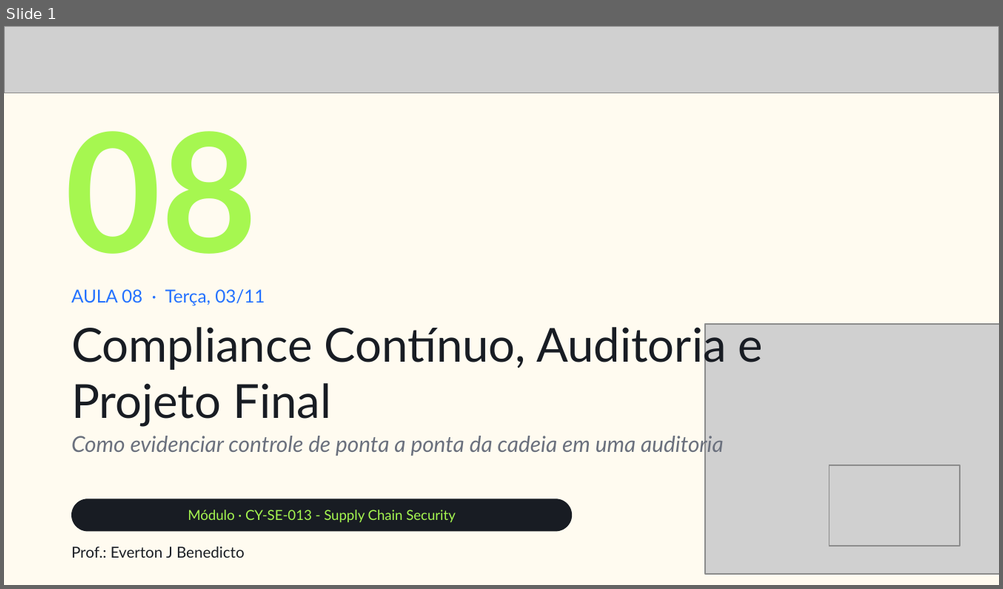
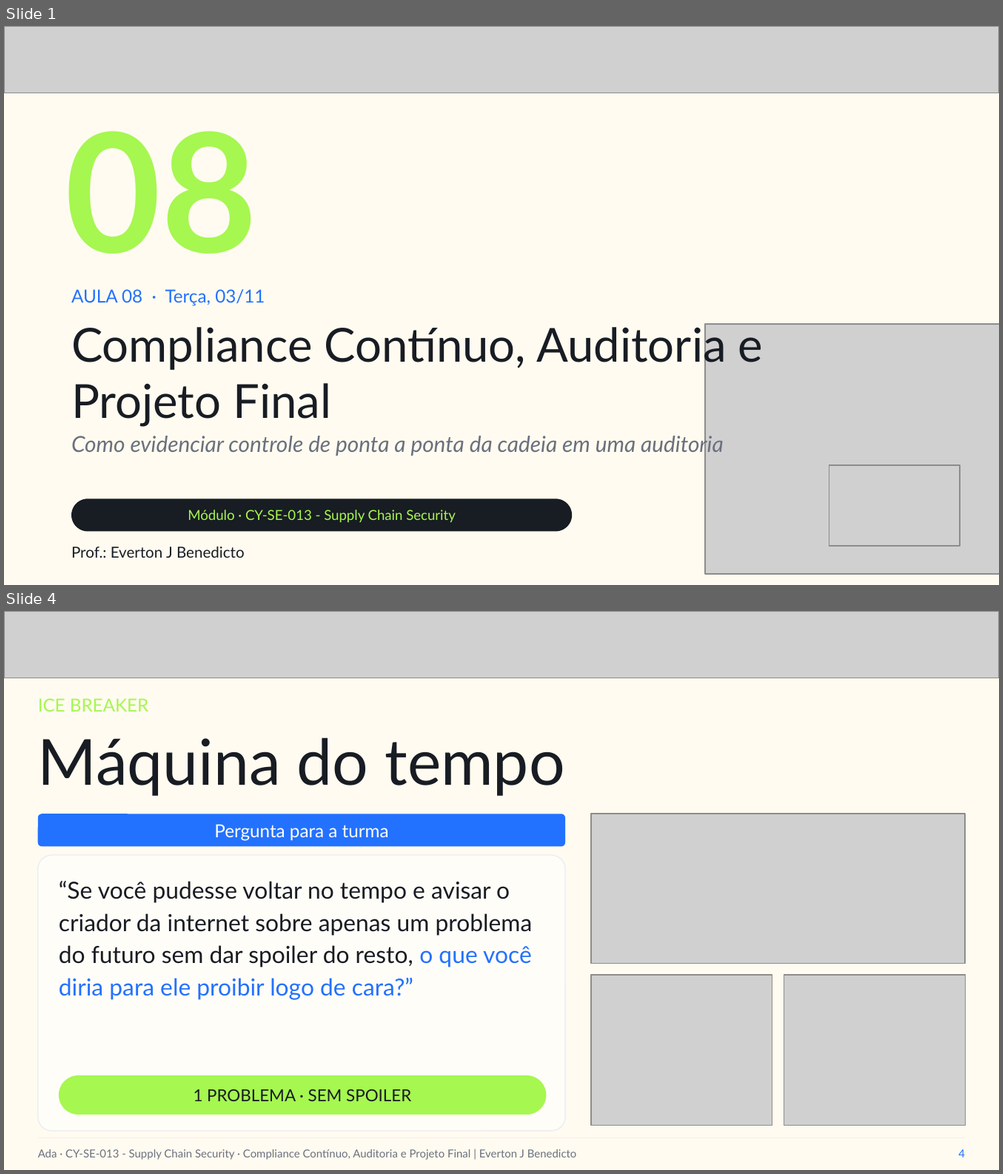
Before and after one commit to everton-dev/AdaTech.Aulas, a slide deck: CY-SE-013 - Supply Chain Security/slides/Aula_08_Compliance_Continuo_Auditoria_e_Projeto_Final.pptx. Shown one above the other, each under a label of ours: slide 1 before the commit, slides 1 and 4 after it; the slides between them are not shown. The pictures are 1003x589 and 1003x1174 pixels, drawn with LibreOffice and Linux fonts; fonts in the diff are those of the drawing; grey boxes stand for pictures. Boxes give left, top, right and bottom in pixels: in the first picture for what was removed or moved away, otherwise in the second. Text is boxed around its words. In the diff, an @@ line names an element or a change of style, - is before the commit and + after.

```diff
--- a/CY-SE-013 - Supply Chain Security/slides/Aula_08_Compliance_Continuo_Auditoria_e_Projeto_Final.pptx
+++ b/CY-SE-013 - Supply Chain Security/slides/Aula_08_Compliance_Continuo_Auditoria_e_Projeto_Final.pptx
@@ slide 4 added at [4,611,999,1170], background #FFFBF0 @@
@@ picture added at [4,611,999,678] @@
@@ text added at [38,698,148,712], 13 pt, text #A6F750 @@
+ICE BREAKER
@@ text added at [38,738,565,796], 46 pt, text #181C23 @@
+Máquina do tempo
@@ rounded rectangle added at [38,814,565,847], fill #2371FF @@
@@ text added at [214,824,389,841], 13 pt, text #FFFDF8 @@
+Pergunta para a turma
@@ picture added at [591,814,965,963] @@
@@ rounded rectangle added at [38,856,565,1131], fill #FFFDF8, outline #ECEDF3 0.75 pt @@
@@ text added at [59,881,532,1000], 17 pt, text #181C23 @@
+“Se você pudesse voltar no tempo e avisar o criador da internet sobre apenas um problema do futuro sem dar spoiler do resto, o que você diria para ele proibir logo de cara?”
@@ picture added at [591,975,772,1126] @@
@@ picture added at [784,975,965,1126] @@
@@ rounded rectangle added at [59,1076,546,1114], fill #A6F750 @@
@@ text added at [193,1089,411,1102], 12 pt, text #181C23 @@
+1 PROBLEMA · SEM SPOILER
@@ rectangle added at [38,1138,965,1139], fill #ECEDF3 @@
@@ text added at [38,1150,577,1160], 8 pt, text #6A707D @@
+Ada · CY-SE-013 - Supply Chain Security · Compliance Contínuo, Auditoria e Projeto Final | Everton J Benedicto
@@ text added at [958,1150,965,1158], 8 pt, text #2371FF @@
+4
```
Also in this commit, not shown: 10 slides changed, 1 slide removed, 4 other files.
